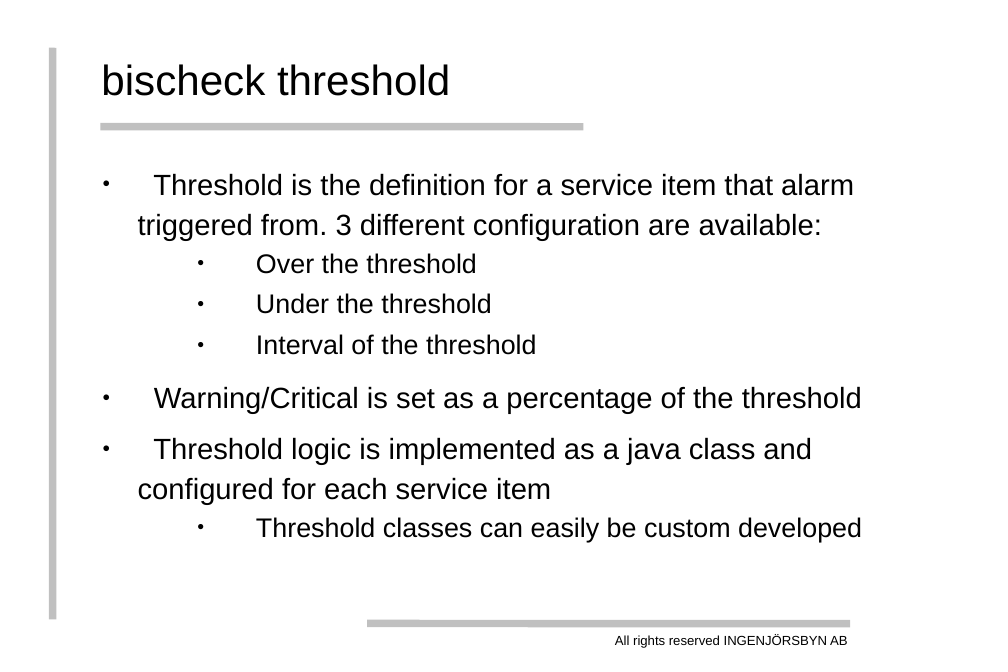
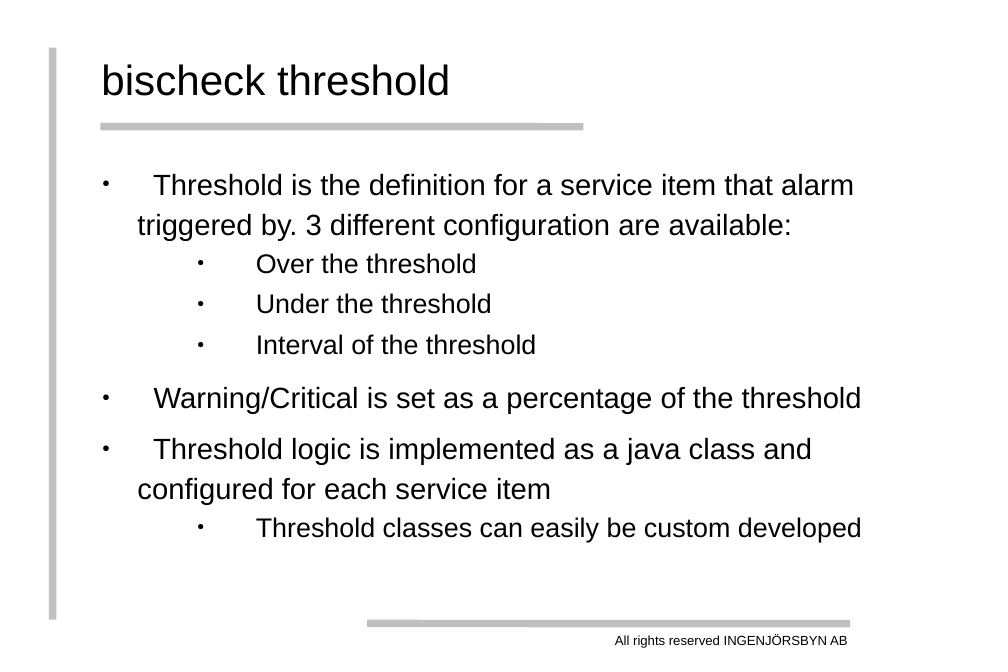
Before and after one commit to thenodon/bischeck, a slide deck: slide 19 of doc/bischeck.ppt (slide 18 before the commit). Drawn at 1008x672 pixels with LibreOffice and Linux fonts; fonts in the diff are those of the drawing; background and template pictures are left out. Boxes give left, top, right and bottom in pixels: in the first picture for what was removed or moved away, otherwise in the second. Text is boxed around its words. In the diff, an @@ line names an element or a change of style, - is before the commit and + after.

```diff
--- a/doc/bischeck.ppt
+++ b/doc/bischeck.ppt
@@ text at [137, 173, 854, 241]: text changed @@
-● Threshold is the definition for a service item that alarm triggered from. 3 different configuration are available:
+● Threshold is the definition for a service item that alarm triggered by. 3 different configuration are available:
```
Also in this commit, not shown: 8 other slides changed, 2 slides added, 1 slide removed.
